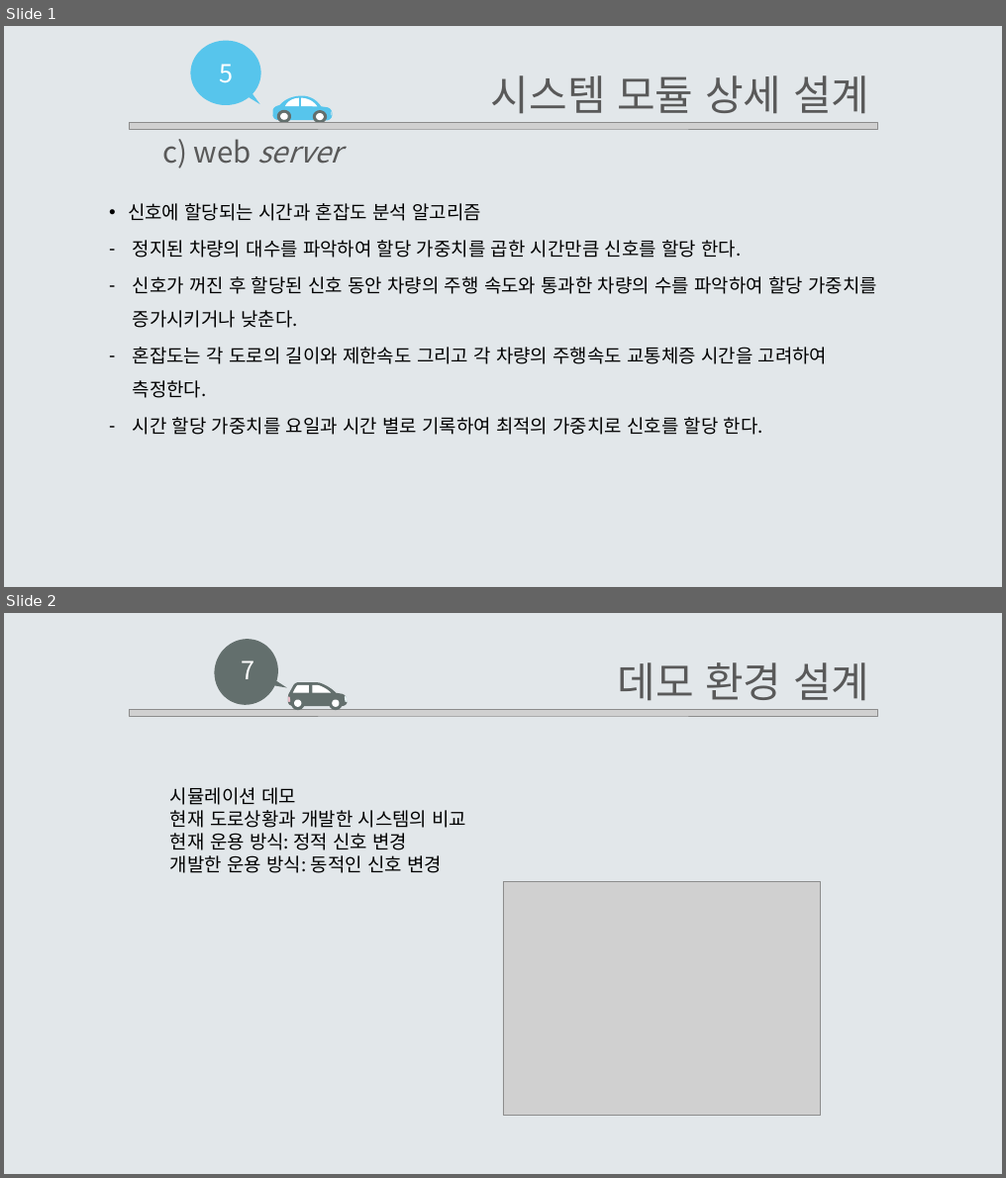
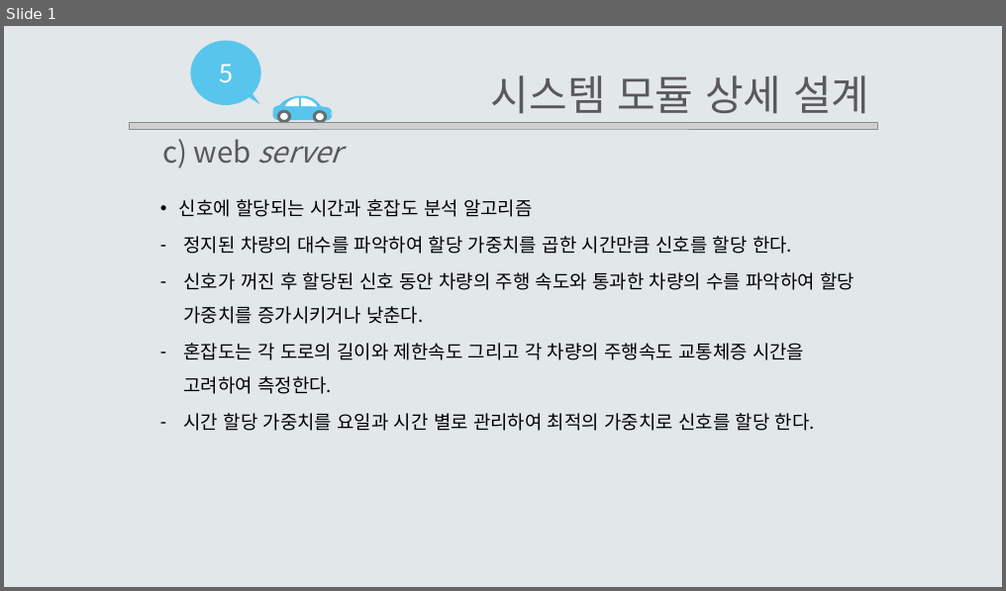
Before and after one commit to EomHeeSang/grad_proj, a slide deck: 발표자료/설계서2-14(엄희상,박주호,김태경)_변경사항.pptx. Shown one above the other, each under a label of ours: slides 1 and 2 before the commit, slide 1 after it. The pictures are 1006x1178 and 1006x591 pixels, drawn with LibreOffice and Linux fonts; fonts in the diff are those of the drawing; grey boxes stand for pictures. Boxes give left, top, right and bottom in pixels: in the first picture for what was removed or moved away, otherwise in the second. Text is boxed around its words. In the diff, an @@ line names an element or a change of style, - is before the commit and + after.

```diff
--- a/발표자료/설계서2-14(엄희상,박주호,김태경)_변경사항.pptx
+++ b/발표자료/설계서2-14(엄희상,박주호,김태경)_변경사항.pptx
@@ slide 2 removed at [4,613,1002,1174], background #E2E7EA @@
@@ group removed at [129,629,877,719]: 11 freeform shapes, 2 texts, 1 picture @@
-데모 환경 설계
-7
@@ text removed at [170,787,467,873] @@
-시뮬레이션 데모
-현재 도로상황과 개발한 시스템의 비교
-현재 운용 방식: 정적 신호 변경
-개발한 운용 방식: 동적인 신호 변경
@@ picture removed at [503,881,820,1115] @@
@@ slide 1 changed as well @@
@@ text "신호에 할당되는 시간과 혼잡도 분석 ...": place and size @@
-text "신호에 할당되는 시간과 혼잡도 분석 ..." at [128,203,877,435]
+text "신호에 할당되는 시간과 혼잡도 분석 ..." at [179,199,854,431]
@@ text at [184,413,815,431]: text changed @@
-  – 시간 할당 가중치를 요일과 시간 별로 기록하여 최적의 가중치로 신호를 할당 한다.
+  – 시간 할당 가중치를 요일과 시간 별로 관리하여 최적의 가중치로 신호를 할당 한다.
```
Also in this commit, not shown: 2 slides added, 4 other files.
